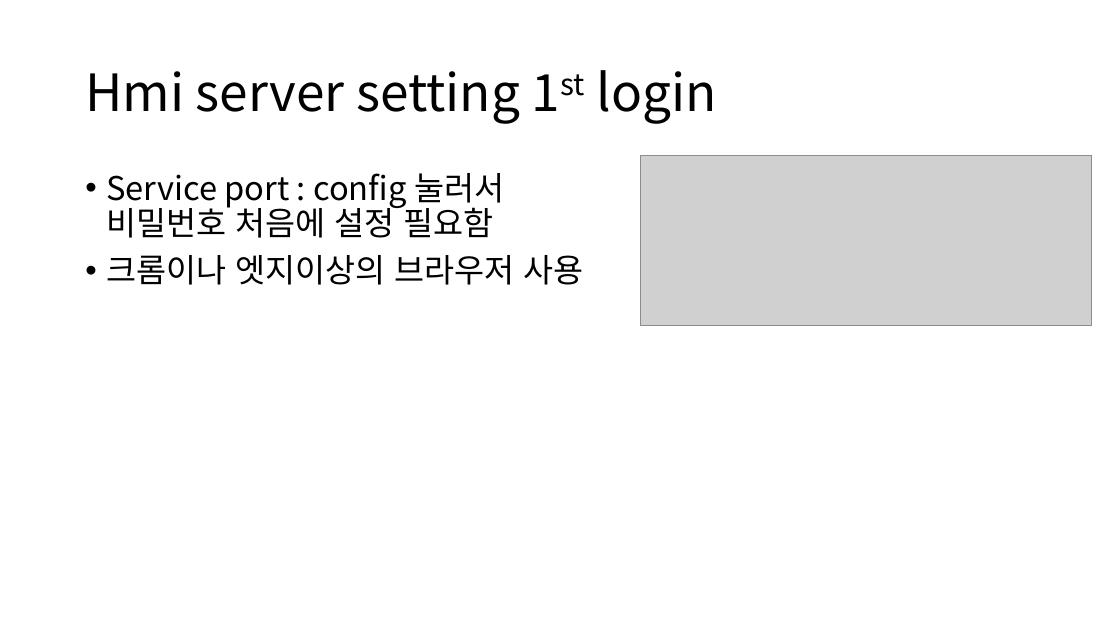
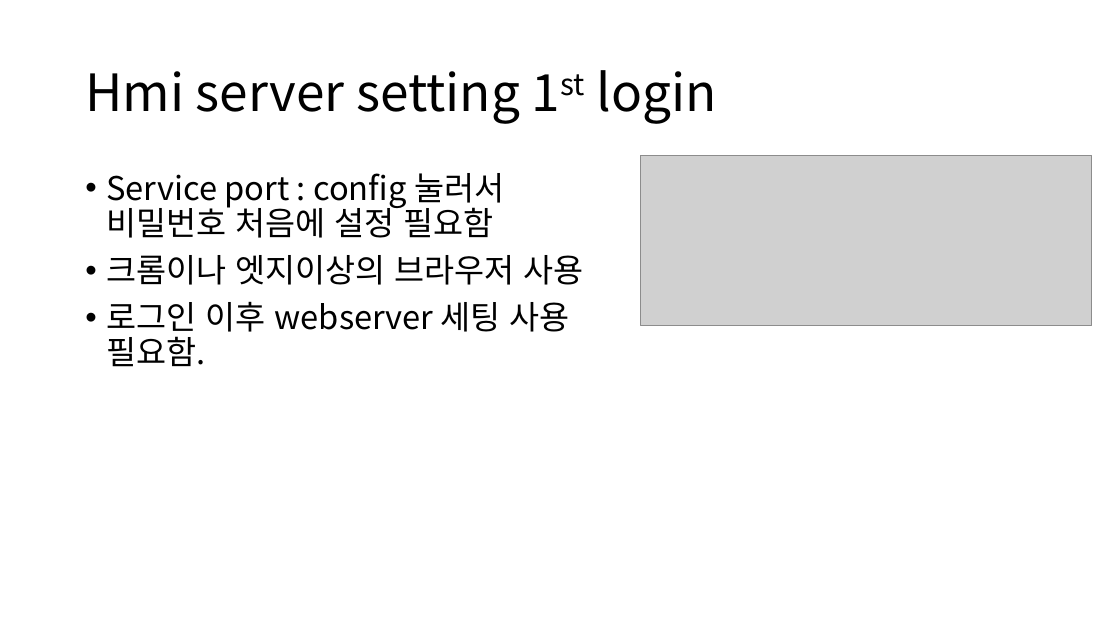
Before and after one commit to simjeh/TwinCAT_ecat_hmi_example, a slide deck: slide 33 of How to make twincat-Ecat project.pptx. Drawn at 1120x630 pixels with LibreOffice and Linux fonts; fonts in the diff are those of the drawing; grey boxes stand for pictures. Boxes give left, top, right and bottom in pixels: in the first picture for what was removed or moved away, otherwise in the second. Text is boxed around its words. In the diff, an @@ line names an element or a change of style, - is before the commit and + after.

Commit message:
web ui minor, ppt updated

```diff
--- a/How to make twincat-Ecat project.pptx
+++ b/How to make twincat-Ecat project.pptx
@@ text at <box>106,301,570,367</box>: paragraph added @@
+• 로그인 이후 webserver 세팅 사용 필요함.
```
Also in this commit, not shown: 1 slide added.
